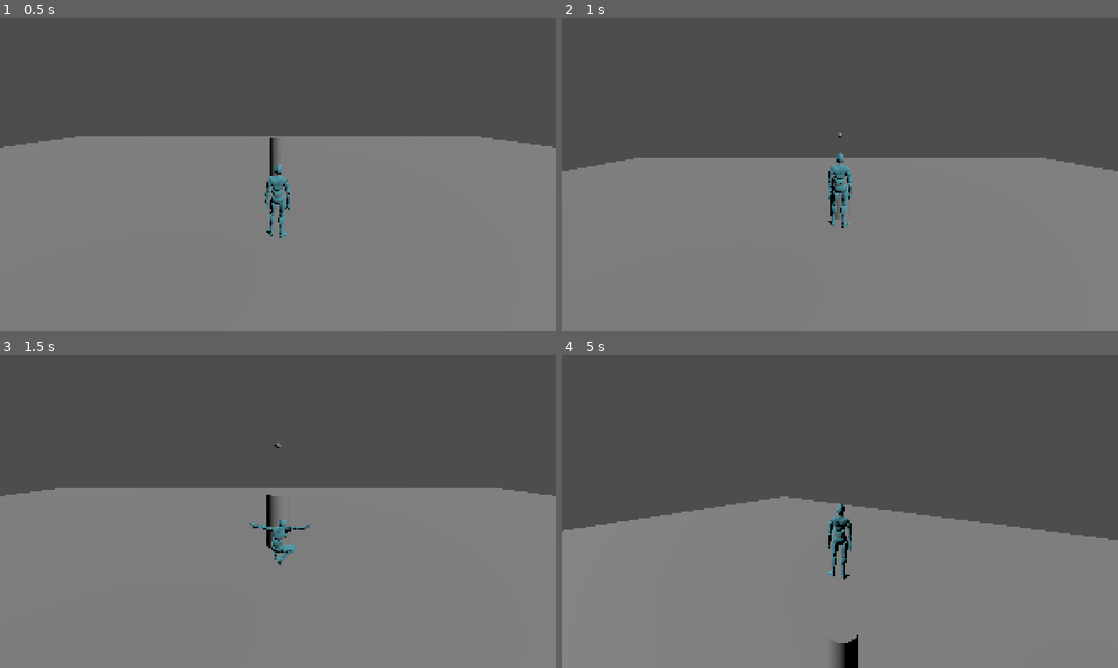
Above: before the commit, frames 1-4 (two rows, left to right).
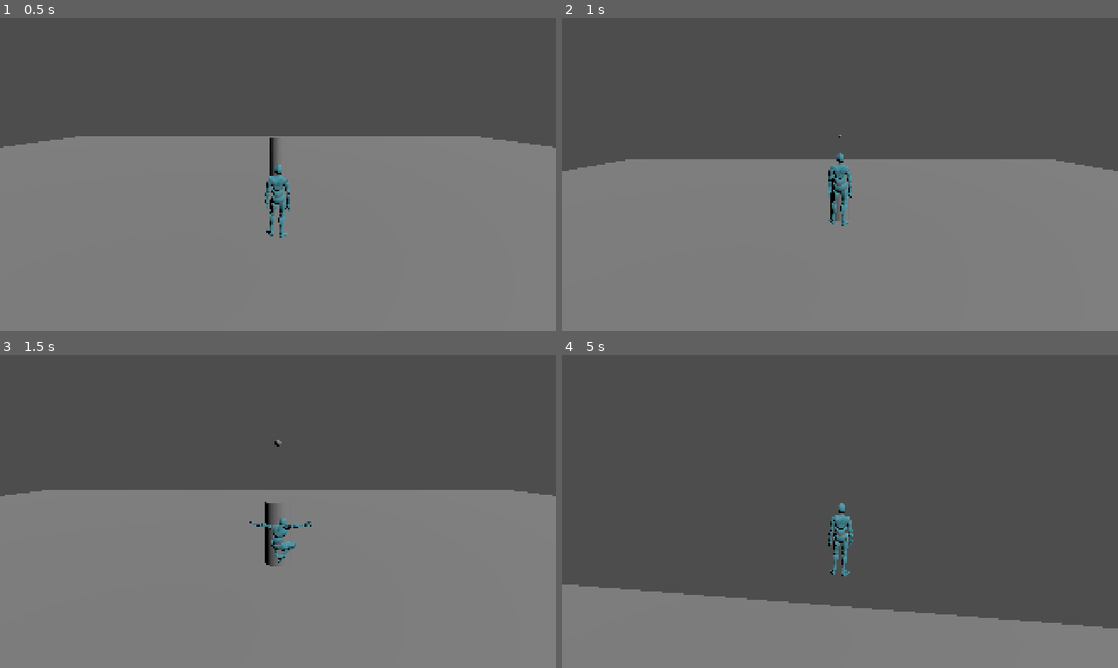
Above: after the commit, the same moments.

Repository: shroomiemies/GodscarCombatLab
Game: Godot game, scene res://scenes/tests/TestArena_Main.tscn
Same seed, same stepped clock (60 frames per second), same inputs: the game is played once before the commit and once after it.
Inputs (mouse positions are in pixels of both pictures, inside the frame that each line leads up to):
- Up to frame 1 (0.5 s): no input
- Up to frame 2 (1 s): tap Enter at 0.5 s; move the mouse to (867, 174) at 0.52 s; hold W (move_forward) from 0.53 s (still down); hold Tab (lock_on) from 0.53 s (still down); tap Space (jump) at 0.77 s
- Up to frame 3 (1.5 s): keep holding W (move_forward); move the mouse to (250, 511) at 1.27 s; release Tab (lock_on) at 1.28 s; click (250, 511) at 1.35 s
- Up to frame 4 (5 s): keep holding W (move_forward); tap Space (jump) at 1.52, 3.02, 3.77, 4.52 s; tap Tab (lock_on) at 1.55, 3.05, 4.55 s; move the mouse to (851, 505) at 2.02 s; hold Tab (lock_on) 2.03-2.78 s; move the mouse to (834, 517) at 2.77 s; tap Shift (sprint) at 2.85 s; move the mouse to (878, 514) at 3.52 s; hold Tab (lock_on) 3.53-4.28 s; move the mouse to (795, 508) at 4.27 s; click (795, 508) at 4.35 s

Frame 1 is identical in both runs. In frame 2, 0.5% of the frame differs, in the area x 12-88%, y 36-68%; in frame 3, 1.2%; in frame 4, 29%, in the area x 0-100%, y 45-100%.

Commit message:
Add local attack displacement support,  Separate locomotion velocity from attack motion velocity

Diff:
--- a/combat/attacks/sword/sword_basic_01.tres
+++ b/combat/attacks/sword/sword_basic_01.tres
@@ -4,5 +4,9 @@
 
 [resource]
 script = ExtResource("1_dcgc0")
+attack_id = &"sword_basic_01"
 movement_lock_strength = 0.8
+local_displacement = Vector3(-0.25, 0, -0.05)
+displacement_start_time = 0.18
+displacement_end_time = 0.5
 metadata/_custom_type_script = "uid://c42vo4ptgbva7"
--- a/scripts/actor/Player.gd
+++ b/scripts/actor/Player.gd
@@ -1,10 +1,6 @@
 class_name Player
 extends CharacterBody3D
 
-@export var walk_speed: float = 2.0
-@export var jog_speed: float = 5.0
-@export var run_speed: float = 6.0
-@export var acceleration: float = 18.0
 @export var gravity: float = 24.0
 @export var camera_rig: CameraRig
 @export var look_turn_speed: float = 18.0
@@ -19,8 +15,15 @@
 @export var jump_buffer_time: float = 0.14
 @export var coyote_time: float = 0.12
 
-@export_group("Air Control")
-@export var air_control_multiplier: float = 0.65
+@export_group("Movement")
+@export var walk_speed: float = 2.0
+@export var jog_speed: float = 5.0
+@export var run_speed: float = 6.0
+@export var ground_acceleration: float = 18.0
+@export var air_acceleration: float = 5.0
+@export var landing_acceleration: float = 8.0
+@export var ground_deceleration: float = 22.0
+@export var air_deceleration: float = 0.0
 
 @export_group("Landing")
 @export var heavy_land_velocity: float = 12.0
@@ -39,6 +42,7 @@
 var current_speed_fraction: float = 0.0
 var movement_frame: MovementFrame
 var movement_state: MovementState = MovementState.GROUNDED
+var locomotion_velocity: Vector3 = Vector3.ZERO
 var movement_state_time: float = 0.0
 var was_on_floor: bool = false
 var last_fall_speed: float = 0.0
@@ -169,6 +173,8 @@
 	if movement_state == MovementState.AIRBORNE and is_on_floor():
 		_start_landing()
 
+	_sync_locomotion_velocity_after_slide()
+
 func _start_grounded() -> void:
 	movement_state = MovementState.GROUNDED
 	movement_state_time = 0.0
@@ -236,15 +242,14 @@
 		"move_back"
 	)
 
-	# Input.get_vector gives W/forward as negative Y.
-	# Animation space uses forward as positive Y.
-	current_local_movement_input = Vector2(input_vector.x, -input_vector.y)
-
-	var local_move := Vector3(input_vector.x,0,input_vector.y)
+	var local_move := Vector3(input_vector.x, 0.0, input_vector.y)
 
 	if local_move.length() > 1.0:
 		local_move = local_move.normalized()
 
+	# Animation convention:
+	# Input.get_vector gives forward as negative Y.
+	# Animation blend uses forward as positive Y.
 	current_local_movement_input = Vector2(input_vector.x, -input_vector.y)
 
 	var target_speed := jog_speed
@@ -257,27 +262,8 @@
 		target_speed = run_speed
 		current_locomotion_blend_value = run_blend_value
 
-	if movement_state == MovementState.LANDING:
-		target_speed *= landing_movement_multiplier
-
-	var movement_multiplier := 1.0
-
-	if not is_on_floor():
-		movement_multiplier *= air_control_multiplier
-
-	if movement_state == MovementState.LANDING:
-		movement_multiplier *= landing_movement_multiplier
-
-	if combat_controller != null and combat_controller.is_attacking():
-		var lock_strength := combat_controller.get_current_movement_lock_strength()
-		movement_multiplier *= 1.0 - clamp(lock_strength, 0.0, 1.0)
-
-	target_speed *= movement_multiplier
-
-	current_speed_fraction = 0.0
-
-	if input_vector.length() > 0.0:
-		current_speed_fraction = clamp(target_speed / run_speed, 0.0, 1.0)
+	if input_vector.length() <= 0.0:
+		current_locomotion_blend_value = 0.0
 
 	var forward := -global_transform.basis.z
 	var right := global_transform.basis.x
@@ -294,47 +280,110 @@
 	movement_basis.z = -forward
 
 	var world_move := movement_basis * local_move
-	var desired_horizontal_velocity := world_move * target_speed
-
-	velocity.x = move_toward(velocity.x, desired_horizontal_velocity.x, acceleration * delta)
-	velocity.z = move_toward(velocity.z, desired_horizontal_velocity.z, acceleration * delta)
-
+	var desired_input_velocity := world_move * target_speed
+
+	_apply_horizontal_locomotion_velocity(desired_input_velocity, input_vector.length(), delta)
+	_apply_attack_motion_velocity(movement_basis, delta)
+	_apply_gravity(delta)
+
+func _update_animation() -> void:
+	if animation_controller == null:
+		return
+
+	animation_controller.set_locomotion_input(
+		current_local_movement_input,
+		current_locomotion_blend_value
+	)
+
+func _toggle_lock_on() -> void:
+	if targeting_controller == null:
+		return
+
+	var look_forward := -global_transform.basis.z
+
+	if camera_rig != null:
+		look_forward = -camera_rig.get_flat_camera_basis().z
+
+	targeting_controller.toggle_lock_on(global_position, look_forward)
+
+	if camera_rig == null:
+		return
+
+	if targeting_controller.has_target():
+		camera_rig.set_lock_on_target(targeting_controller.current_target)
+	else:
+		camera_rig.clear_lock_on_target()
+
+func _try_main_attack() -> void:
+	if combat_controller == null:
+		return
+
+	combat_controller.try_start_default_attack()
+
+func _get_horizontal_velocity() -> Vector3:
+	return Vector3(velocity.x, 0.0, velocity.z)
+
+func _set_horizontal_velocity(horizontal_velocity: Vector3) -> void:
+	velocity.x = horizontal_velocity.x
+	velocity.z = horizontal_velocity.z
+
+func _apply_horizontal_locomotion_velocity(
+	desired_input_velocity: Vector3,
+	input_strength: float,
+	delta: float
+) -> void:
+	var accel := ground_acceleration
+	var decel := ground_deceleration
+
+	if not is_on_floor():
+		accel = air_acceleration
+		decel = air_deceleration
+
+	if movement_state == MovementState.LANDING:
+		accel = landing_acceleration
+		decel = landing_acceleration
+
+	var rate := accel
+
+	if input_strength <= 0.0:
+		rate = decel
+
+	if rate > 0.0:
+		locomotion_velocity = locomotion_velocity.move_toward(
+			desired_input_velocity,
+			rate * delta
+		)
+
+	velocity.x = locomotion_velocity.x
+	velocity.z = locomotion_velocity.z
+
+func _apply_attack_motion_velocity(movement_basis: Basis, _delta: float) -> void:
+	if combat_controller == null:
+		return
+
+	if not combat_controller.is_attacking():
+		return
+
+	var local_attack_velocity := combat_controller.get_attack_motion_velocity()
+
+	if local_attack_velocity.length_squared() <= 0.0001:
+		return
+
+	var attack_world_velocity := movement_basis * local_attack_velocity
+
+	velocity.x = locomotion_velocity.x + attack_world_velocity.x
+	velocity.z = locomotion_velocity.z + attack_world_velocity.z
+
+func _apply_gravity(delta: float) -> void:
 	if not is_on_floor():
 		velocity.y -= gravity * delta
 	else:
 		if velocity.y < 0.0:
 			velocity.y = 0.0
 
-func _update_animation() -> void:
-	if animation_controller == null:
-		return
-
-	animation_controller.set_locomotion_input(
-		current_local_movement_input,
-		current_locomotion_blend_value
-	)
-
-func _toggle_lock_on() -> void:
-	if targeting_controller == null:
-		return
-
-	var look_forward := -global_transform.basis.z
-
-	if camera_rig != null:
-		look_forward = -camera_rig.get_flat_camera_basis().z
-
-	targeting_controller.toggle_lock_on(global_position, look_forward)
-
-	if camera_rig == null:
-		return
-
-	if targeting_controller.has_target():
-		camera_rig.set_lock_on_target(targeting_controller.current_target)
-	else:
-		camera_rig.clear_lock_on_target()
-
-func _try_main_attack() -> void:
-	if combat_controller == null:
-		return
-
-	combat_controller.try_start_default_attack()
+func _sync_locomotion_velocity_after_slide() -> void:
+	if combat_controller != null and combat_controller.is_attacking():
+		return
+
+	locomotion_velocity.x = velocity.x
+	locomotion_velocity.z = velocity.z
--- a/scripts/combat/CombatController.gd
+++ b/scripts/combat/CombatController.gd
@@ -17,19 +17,20 @@
 var combat_state: CombatState = CombatState.IDLE
 var current_attack: AttackData
 var attack_time: float = 0.0
-
+var attack_motion_velocity: Vector3 = Vector3.ZERO
 
 func _physics_process(delta: float) -> void:
+	attack_motion_velocity = Vector3.ZERO
+
 	if combat_state == CombatState.IDLE:
 		return
 
 	attack_time += delta
 	_update_attack_phase()
-
+	_update_attack_motion_velocity(delta)
 
 func can_start_attack() -> bool:
 	return combat_state == CombatState.IDLE
-
 
 func try_start_default_attack() -> bool:
 	if default_attack == null:
@@ -37,7 +38,6 @@
 		return false
 
 	return try_start_attack(default_attack)
-
 
 func try_start_attack(attack_data: AttackData) -> bool:
 	if attack_data == null:
@@ -55,7 +55,6 @@
 	attack_phase_changed.emit(combat_state)
 
 	return true
-
 
 func _update_attack_phase() -> void:
 	if current_attack == null:
@@ -77,7 +76,6 @@
 	else:
 		_set_combat_state(CombatState.STARTUP)
 
-
 func _set_combat_state(new_state: CombatState) -> void:
 	if combat_state == new_state:
 		return
@@ -96,7 +94,6 @@
 
 	attack_phase_changed.emit(combat_state)
 
-
 func _finish_attack() -> void:
 	print("Attack finished.")
 
@@ -106,10 +103,8 @@
 
 	attack_finished.emit()
 
-
 func is_attacking() -> bool:
 	return combat_state != CombatState.IDLE
-
 
 func get_current_movement_lock_strength() -> float:
 	if current_attack == null:
@@ -119,7 +114,6 @@
 		return 0.0
 
 	return current_attack.movement_lock_strength
-
 
 func allows_rotation() -> bool:
 	if current_attack == null:
@@ -134,3 +128,33 @@
 			return current_attack.allow_rotation_during_recovery
 		_:
 			return true
+
+func _update_attack_motion_velocity(delta: float) -> void:
+	if current_attack == null:
+		attack_motion_velocity = Vector3.ZERO
+		return
+
+	if delta <= 0.0:
+		attack_motion_velocity = Vector3.ZERO
+		return
+
+	var start_time := current_attack.displacement_start_time
+	var end_time := current_attack.displacement_end_time
+
+	if end_time <= start_time:
+		attack_motion_velocity = Vector3.ZERO
+		return
+
+	if attack_time < start_time or attack_time > end_time:
+		attack_motion_velocity = Vector3.ZERO
+		return
+
+	var displacement_duration := end_time - start_time
+	attack_motion_velocity = current_attack.local_displacement / displacement_duration
+
+
+	if attack_motion_velocity.length() > current_attack.max_displacement_speed:
+		attack_motion_velocity = attack_motion_velocity.normalized() * current_attack.max_displacement_speed
+
+func get_attack_motion_velocity() -> Vector3:
+	return attack_motion_velocity
--- a/scripts/combat/data/AttackData.gd
+++ b/scripts/combat/data/AttackData.gd
@@ -11,9 +11,13 @@
 
 @export_group("Movement")
 @export var movement_lock_strength: float = 1.0
+@export var local_displacement: Vector3 = Vector3.ZERO
+@export var displacement_start_time: float = 0.0
+@export var displacement_end_time: float = 0.75
 @export var allow_rotation_during_startup: bool = true
 @export var allow_rotation_during_active: bool = false
 @export var allow_rotation_during_recovery: bool = true
+@export var max_displacement_speed: float = 8.0
 
 @export_group("Animation")
 @export var animation_name: StringName = &""
